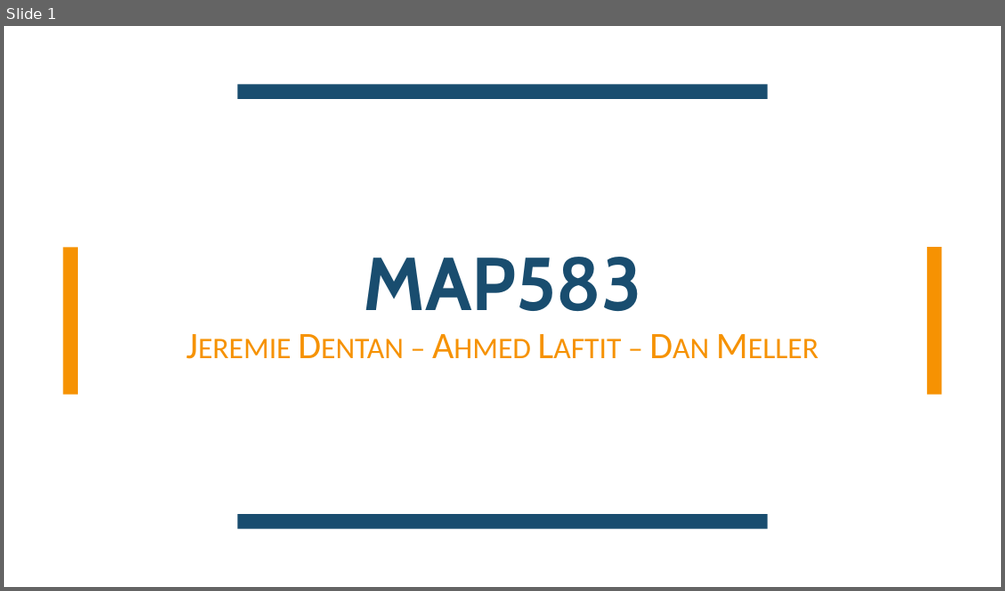
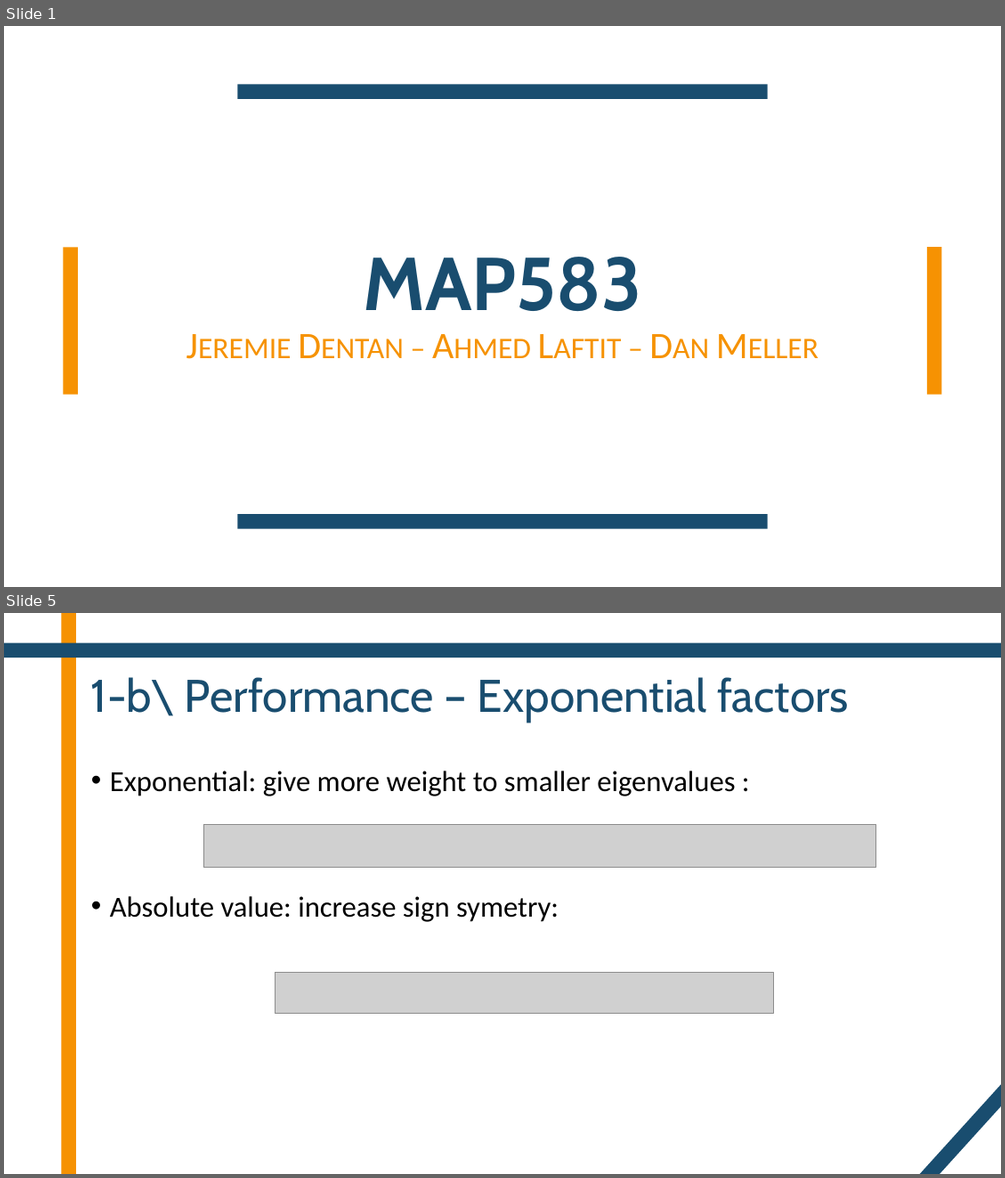
Before and after one commit to DentanJeremie/MAP583-Graph-Transformers, a slide deck: presentation/Presentation.pptx. Shown one above the other, each under a label of ours: slide 1 before the commit, slides 1 and 5 after it; the slides between them are not shown. The pictures are 1005x591 and 1005x1178 pixels, drawn with LibreOffice and Linux fonts; fonts in the diff are those of the drawing; grey boxes stand for pictures. Boxes give left, top, right and bottom in pixels: in the first picture for what was removed or moved away, otherwise in the second. Text is boxed around its words. In the diff, an @@ line names an element or a change of style, - is before the commit and + after.

```diff
--- a/presentation/Presentation.pptx
+++ b/presentation/Presentation.pptx
@@ slide 5 added at <box>4,613,1001,1174</box>, background #FFFFFF @@
@@ rectangle added at <box>62,613,77,1174</box>, fill #F69202 @@
@@ rectangle added at <box>4,643,1001,657</box>, fill #194D6F @@
@@ title added at <box>91,677,849,722</box>, 44 pt, text #194D6F @@
+1-b\ Performance – Exponential factors
@@ text added at <box>110,771,735,922</box>, 28 pt, text #000000 @@
+• Exponential: give more weight to smaller eigenvalues :
+• Absolute value: increase sign symetry:
@@ picture added at <box>203,825,876,868</box> @@
@@ picture added at <box>275,973,774,1013</box> @@
@@ rectangle added at <box>905,1064,1001,1174</box>, fill #194D6F @@
```
Also in this commit, not shown: 6 slides changed, 4 other slides added, 1 slide removed, 3 other files.
